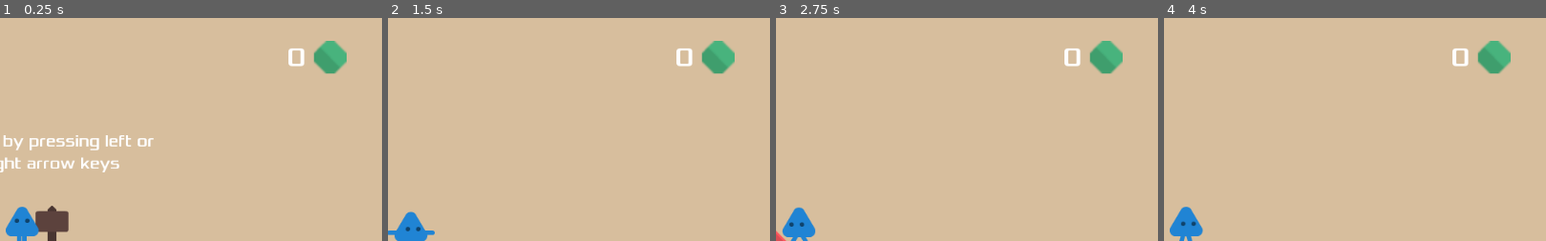
Above: before the commit, frames 1-4 (left to right).
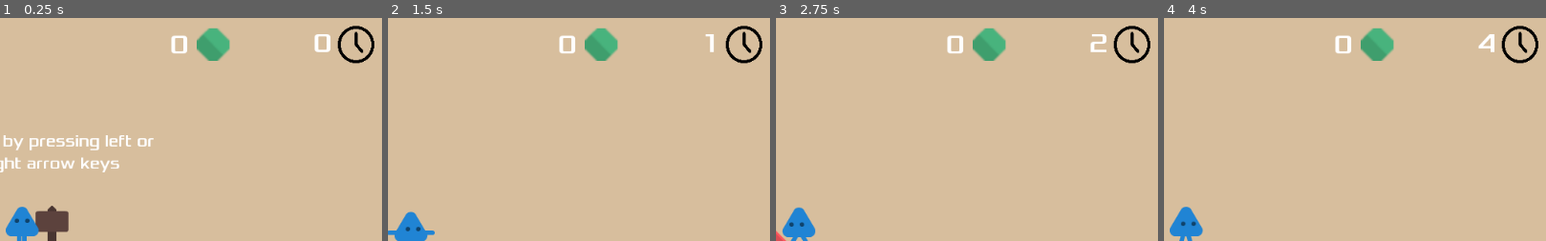
Above: after the commit, the same moments.

Repository: timmmmmb/GodotRPG
Game: Godot game, scene res://Level01.tscn
The game is run twice, just before and just after one commit, with the same random seed, the same clock (stepped at 60 frames per second) and the same inputs.
Inputs:
- Up to frame 1 (0.25 s): no input
- Up to frame 2 (1.5 s): tap Enter at 0.5 s; hold Right (ui_right) from 0.53 s (still down); tap Space (ui_select) at 0.77 s
- Up to frame 3 (2.75 s): tap Space (ui_select) at 1.52 s; release Right (ui_right) at 2.03 s; hold Left (ui_left) from 2.03 s (still down)
- Up to frame 4 (4 s): release Left (ui_left) at 2.78 s; hold Right (ui_right) from 2.78 s (still down); tap Space (ui_select) at 3.02, 3.77 s
The pictures show only the part of the screen within x 47-97%, y 3-53%; the shares and areas given below are measured in that part.

The runs differ from the first frame. In frame 1, 3.0% of the frame differs, in the area x 44-98%, y 3-26%; in frame 2, 2.9%; in frame 3, 3.0%; in frame 4, 3.0%.

Commit message:
added a timer that displays how fast you are

Diff:
--- a/HUD.gd
+++ b/HUD.gd
@@ -26,4 +26,4 @@
 	$MessageLabel.hide()
 
 func setTime(time):
-	$Time.text = time
+	$Time.text = str(time)
--- a/HUD.tscn
+++ b/HUD.tscn
@@ -1,9 +1,10 @@
-[gd_scene load_steps=5 format=2]
+[gd_scene load_steps=6 format=2]
 
 [ext_resource path="res://assets/images/Items/greenGem.png" type="Texture" id=1]
 [ext_resource path="res://assets/fonts/font.tres" type="DynamicFont" id=2]
 [ext_resource path="res://HUD.gd" type="Script" id=3]
 [ext_resource path="res://assets/fonts/fontBig.tres" type="DynamicFont" id=4]
+[ext_resource path="res://assets/images/Other/wall-clock-pngrepo-com.png" type="Texture" id=5]
 
 [node name="HUD" type="Node2D"]
 script = ExtResource( 3 )
@@ -42,6 +43,11 @@
 scale = Vector2( 2, 2 )
 texture = ExtResource( 1 )
 
+[node name="TimeSprite" type="Sprite" parent="."]
+position = Vector2( 864, 32 )
+scale = Vector2( 0.0968748, 0.096875 )
+texture = ExtResource( 5 )
+
 [node name="MessageTimer" type="Timer" parent="."]
 wait_time = 2.0
 
@@ -56,12 +62,13 @@
 }
 
 [node name="Time" type="Label" parent="."]
-margin_left = 776.0
+margin_left = 744.0
 margin_top = 8.0
-margin_right = 816.0
+margin_right = 832.0
 margin_bottom = 52.0
 custom_fonts/font = ExtResource( 4 )
 text = "0"
+align = 2
 __meta__ = {
 "_edit_use_anchors_": false
 }
--- a/Level01.gd
+++ b/Level01.gd
@@ -1,3 +1,7 @@
 extends Node2D
 
 var time = 0
+
+func _on_Score_timeout():
+	time += 1
+	$Player.get_child(6).setTime(time)
--- a/Level01.tscn
+++ b/Level01.tscn
@@ -67,11 +67,7 @@
 
 [node name="Sign3" parent="." instance=ExtResource( 6 )]
 position = Vector2( 2784, 360 )
-message = "This flag sets your spawn Point"
-
-[node name="Sign4" parent="." instance=ExtResource( 6 )]
-position = Vector2( 3120, 360 )
-message = "If you die use R to respawn"
+message = "This flag sets your spawn Point if you die you respawn here"
 
 [node name="VeryLongSpike" parent="." instance=ExtResource( 7 )]
 position = Vector2( -384, 1008 )
@@ -397,8 +393,9 @@
 autoplay = true
 
 [node name="HUD" parent="Player" instance=ExtResource( 10 )]
-position = Vector2( -260, -260 )
+position = Vector2( -417.5, -277 )
 
 [node name="Score" type="Timer" parent="."]
 autostart = true
 [connection signal="start_game" from="Player/HUD" to="." method="_on_HUD_start_game"]
+[connection signal="timeout" from="Score" to="." method="_on_Score_timeout"]
Binary file added: assets/images/Other/wall-clock-pngrepo-com.png
Not shown, added: assets/images/Other/wall-clock-pngrepo-com.png.import
Not shown, changed: bin/GodotRPG.pck
